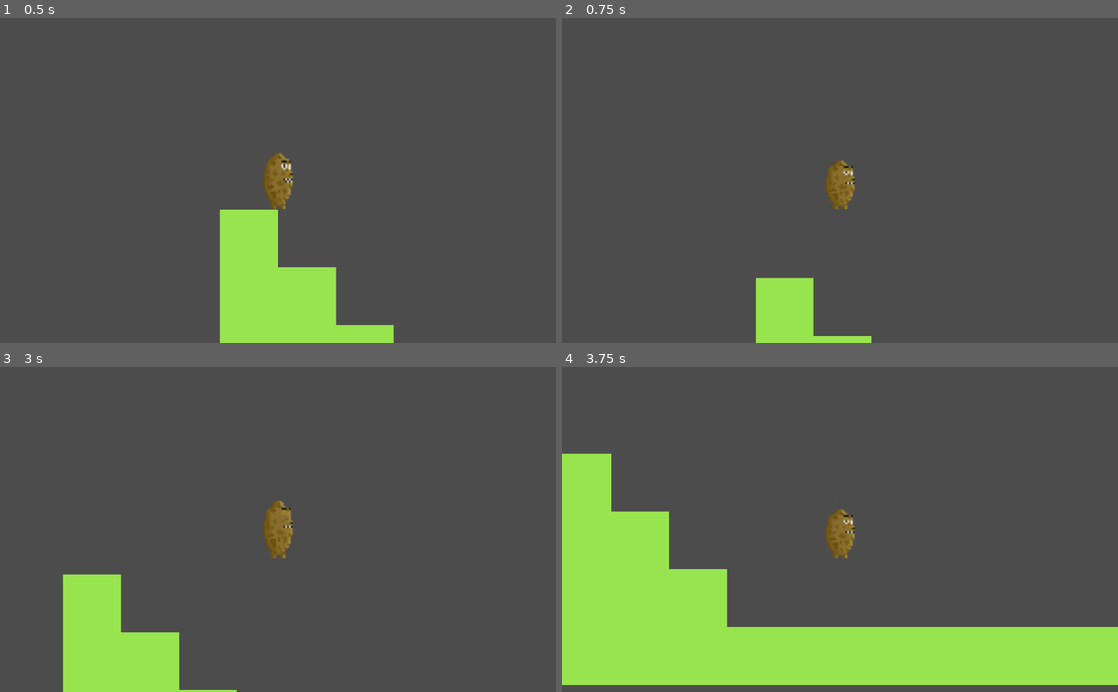
Above: before the commit, frames 1-4 (two rows, left to right).
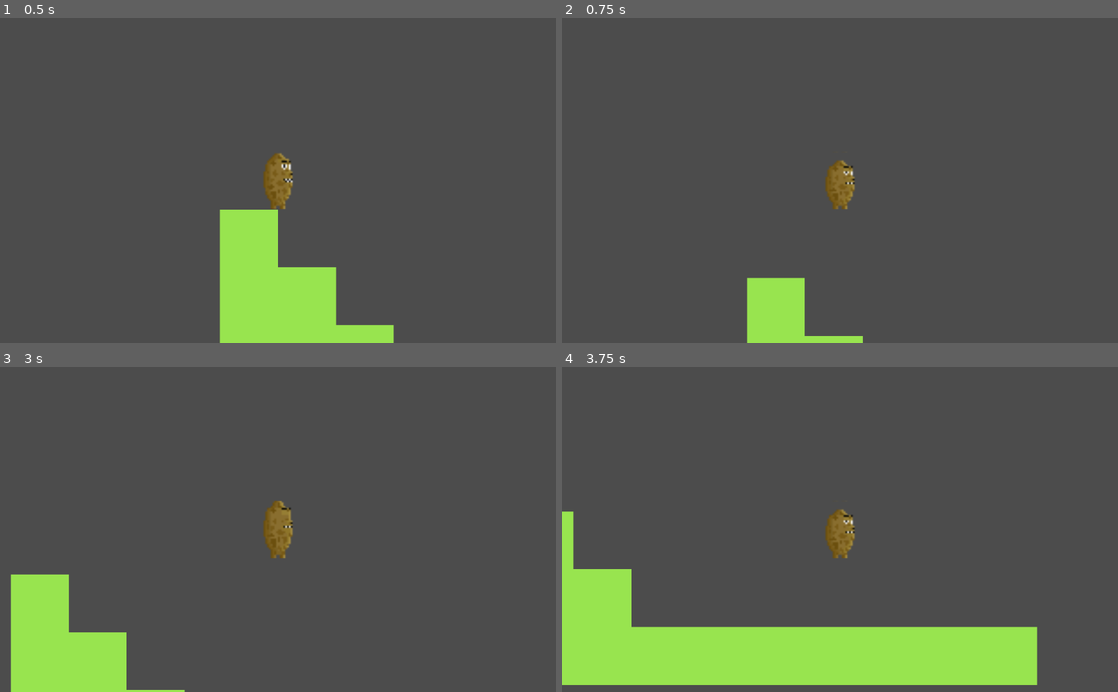
Above: after the commit, the same moments.

Repository: Scary-Terrance/Voodoo
Game: Godot game, scene res://scenes/Player.tscn
Two runs of this game, one before a commit and one after it. Both use one fixed random seed, a clock stepped at 60 frames per second and the inputs below.
Inputs:
- Up to frame 1 (0.5 s): no input
- Up to frame 2 (0.75 s): hold D (right) from 0.53 s (still down); hold W (jump) from 0.53 s (still down)
- Up to frame 3 (3 s): release W (jump) at 1.28 s; tap W (jump) at 1.35, 1.52, 1.82, 2.85 s; release D (right) at 2.03 s; hold A (left) 2.03-2.78 s; hold W (jump) 2.03-2.78 s; tap Enter at 2.75 s; hold D (right) from 2.78 s (still down)
- Up to frame 4 (3.75 s): keep holding D (right); tap W (jump) at 3.02, 3.32 s; hold W (jump) from 3.53 s (still down)

Frame 1 is identical in both runs. In frame 2, 0.7% of the frame differs, in the area x 33-56%, y 79-100%; in frame 3, 6.9%; in frame 4, 10%, in the area x 0-100%, y 26-98%.

Commit message:
Fixed a few animations issues

Diff:
--- a/scenes/Player.tscn
+++ b/scenes/Player.tscn
@@ -69,4 +69,4 @@
 tile_set = SubResource( 6 )
 cell_size = Vector2( 32, 32 )
 format = 1
-tile_data = PoolIntArray( 131071, 0, 0, 196607, 0, 0, 131072 …(66 unchanged characters)… 2144, 0, 0, 262145, 0, 0, 262146, 0, 0, 393215, 0, 0, 327680, 0, 0, 327681, 0, 0, 327682, 0, 0, 327683, 0, 0, 327684, 0, 0, 327685, 0, 0, 327686, 0, 0, 327687, 0, 0, 327688, 0, 0, 327689, 0, 0, 393230, 0, 0, 458766, 0, 0, 5242 …(234 unchanged characters)…
+tile_data = PoolIntArray( 131071, 0, 0, 196607, 0, 0, 131072 …(66 unchanged characters)… 2144, 0, 0, 262145, 0, 0, 262146, 0, 0, 262158, 0, 0, 393215, 0, 0, 327680, 0, 0, 327681, 0, 0, 327682, 0, 0, 327683, 0, 0, 327684, 0, 0, 327685, 0, 0, 327686, 0, 0, 327687, 0, 0, 327688, 0, 0, 327689, 0, 0, 327694, 0, 0, 393230, 0, 0, 458766, 0, 0, 5242 …(234 unchanged characters)…
--- a/src/Player.gd
+++ b/src/Player.gd
@@ -5,7 +5,7 @@
 # Exports for editor
 export var gravity = 320
 export var max_jump = -224
-export var move_speed = 96
+export var move_speed = 128
 
 # Constants
 const UP = Vector2(0, -1)
--- a/src/PlayerSM.gd
+++ b/src/PlayerSM.gd
@@ -25,6 +25,7 @@
 		if event.is_action_pressed("jump") && parent.double_jump == true:
 			parent.velocity.y = parent.max_jump
 			parent.double_jump = false
+			parent.animation_player.play("jump")
 		if event.is_action_pressed("left"):
 			parent.direction += -1
 		elif event.is_action_released("left"):
@@ -76,7 +77,7 @@
 		states.idle:
 			parent.animation_player.play("idle")
 		states.run:
-			parent.animation_player.play("walk")
+			parent.animation_player.play("run")
 		states.jump:
 			parent.animation_player.play("jump")
 		states.fall:
--- a/src/StateMachine.gd
+++ b/src/StateMachine.gd
@@ -1,5 +1,6 @@
 extends Node
 class_name StateMachine
+
 """
 State Machine for all entities
 
